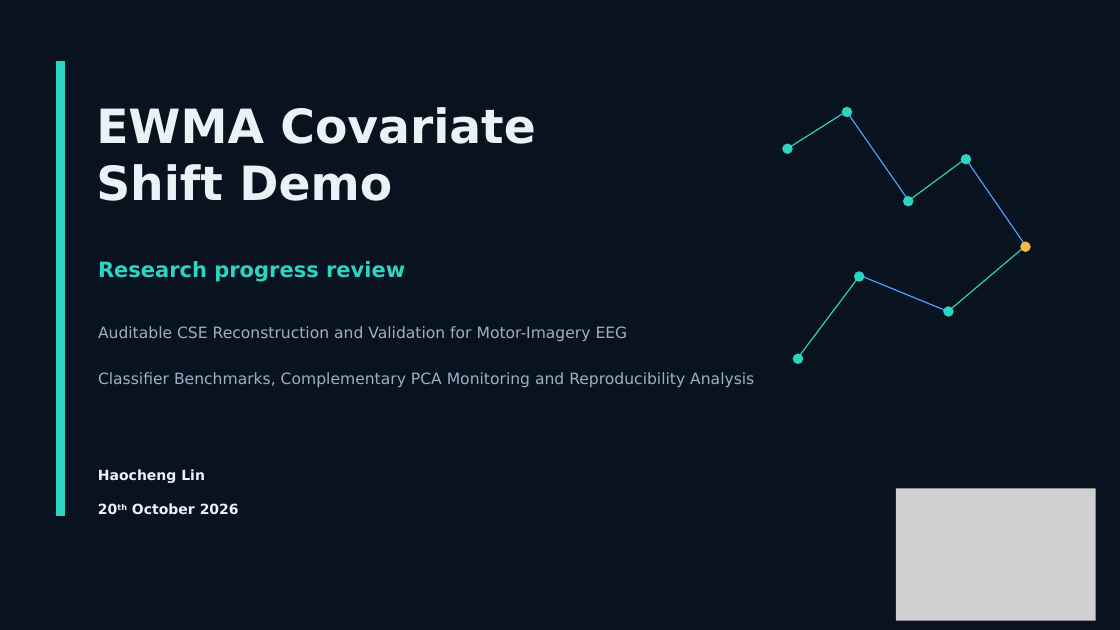
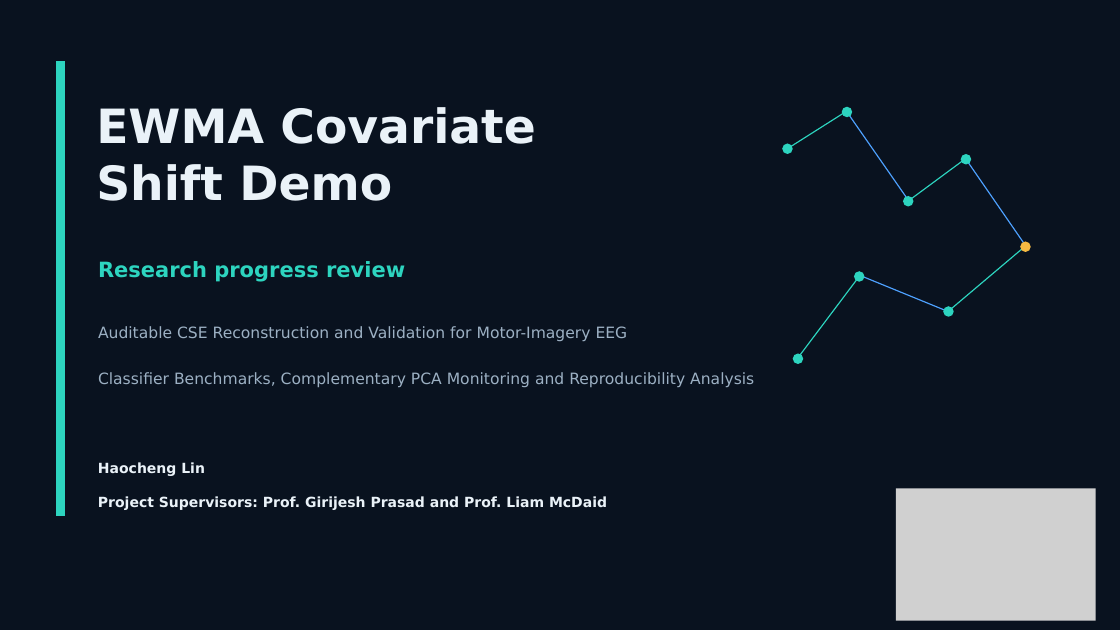
Before and after one commit to hlin863/ewma_covariate_shift_demo, a slide deck: slide 1 of presentations/EWMA_Covariate_Shift_Initial_Assessment_Curated.pptx. Drawn at 1120x630 pixels with LibreOffice and Linux fonts; fonts in the diff are those of the drawing; grey boxes stand for pictures. Boxes give left, top, right and bottom in pixels: in the first picture for what was removed or moved away, otherwise in the second. Text is boxed around its words. In the diff, an @@ line names an element or a change of style, - is before the commit and + after.

Commit message:
Update curated EWMA assessment presentation
Refresh the curated initial assessment presentation.

```diff
--- a/presentations/EWMA_Covariate_Shift_Initial_Assessment_Curated.pptx
+++ b/presentations/EWMA_Covariate_Shift_Initial_Assessment_Curated.pptx
@@ text at box(98, 496, 607, 510): text changed @@
-20th October 2026
+Project Supervisors: Prof. Girijesh Prasad and Prof. Liam McDaid
```
